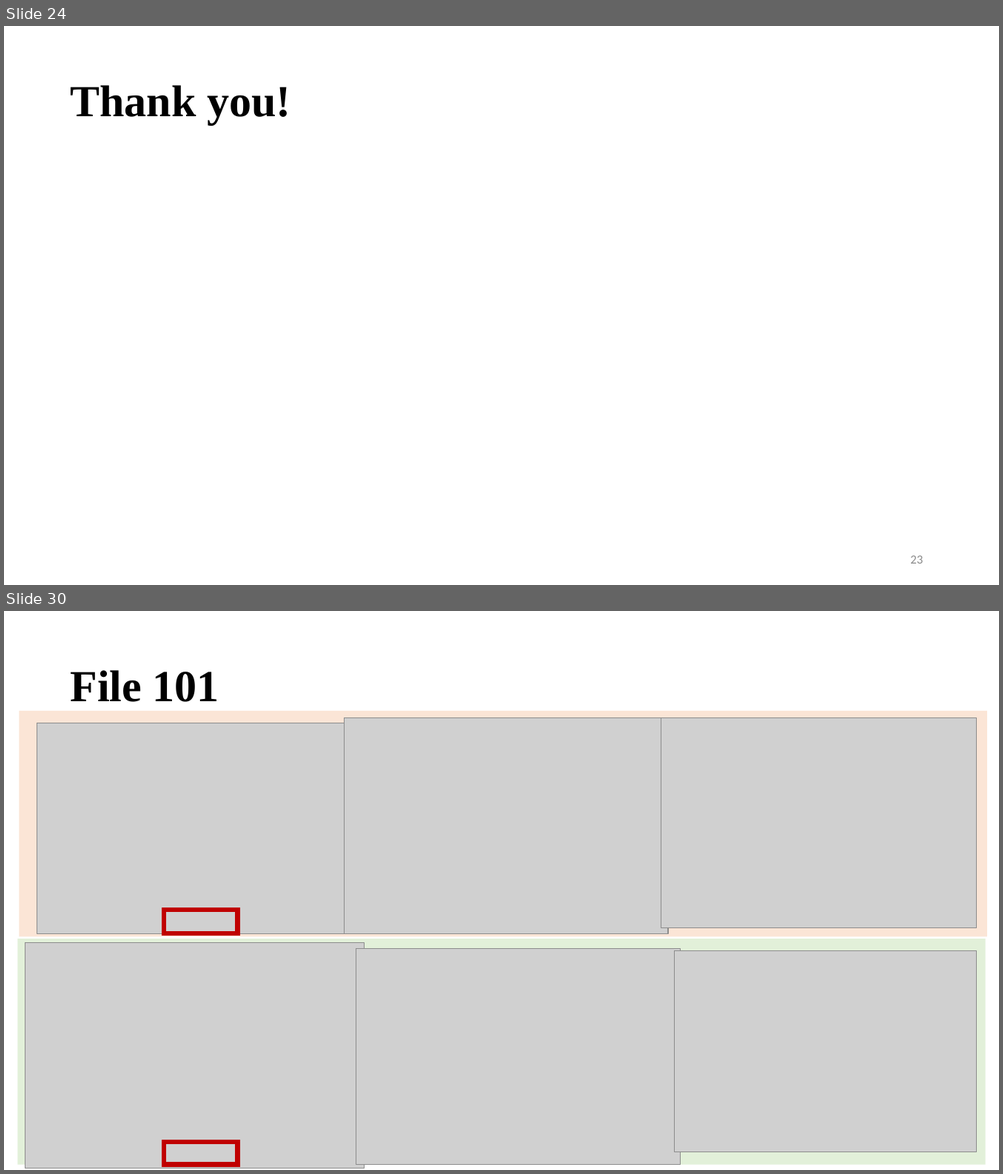
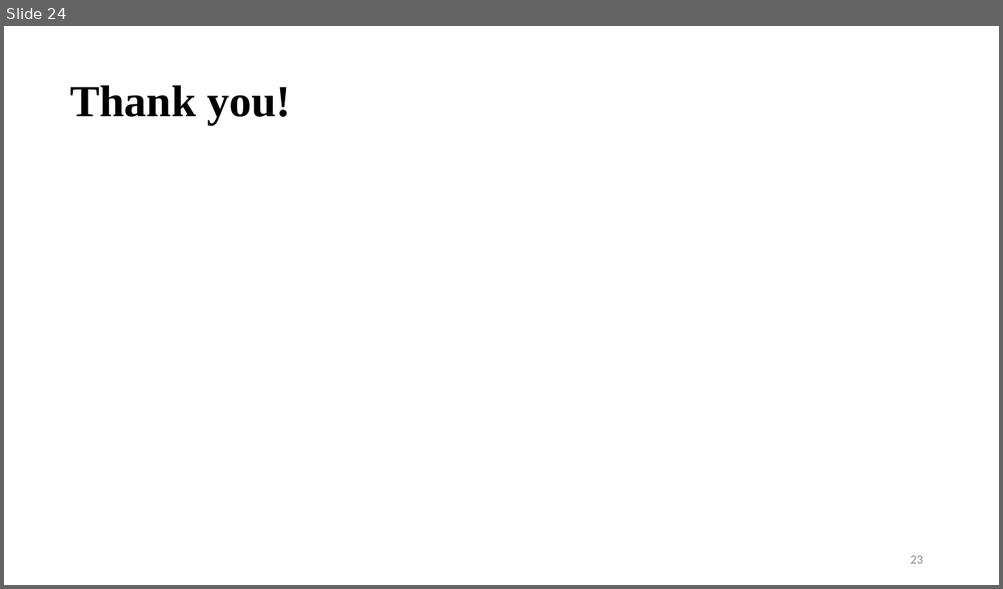
Before and after one commit to vinogradova-lab/cell-type-specific-proximity-labeling, a slide deck: docs/group_meeting_pp_turboid.pptx. Shown one above the other, each under a label of ours: slides 24 and 30 before the commit, slide 24 after it; the slides between them are not shown. The pictures are 1003x1174 and 1003x589 pixels, drawn with LibreOffice and Linux fonts; fonts in the diff are those of the drawing; grey boxes stand for pictures. Boxes give left, top, right and bottom in pixels: in the first picture for what was removed or moved away, otherwise in the second. Text is boxed around its words. In the diff, an @@ line names an element or a change of style, - is before the commit and + after.

```diff
--- a/docs/group_meeting_pp_turboid.pptx
+++ b/docs/group_meeting_pp_turboid.pptx
@@ slide 30 removed at [4,611,999,1170], background #FFFFFF @@
@@ text removed at [70,670,219,702] @@
-File 101
@@ rectangle removed at [19,711,987,937] @@
@@ picture removed at [344,718,668,934] @@
@@ picture removed at [660,718,976,928] @@
@@ picture removed at [37,723,353,934] @@
@@ rectangle removed at [164,910,238,934] @@
@@ rectangle removed at [17,940,985,1165] @@
@@ picture removed at [25,943,364,1169] @@
@@ picture removed at [356,949,680,1165] @@
@@ picture removed at [674,951,976,1153] @@
@@ rectangle removed at [164,1143,238,1165] @@
@@ page number removed at [910,1152,922,1153] @@
-29
```
Also in this commit, not shown: 6 other slides removed, 1 other file.
